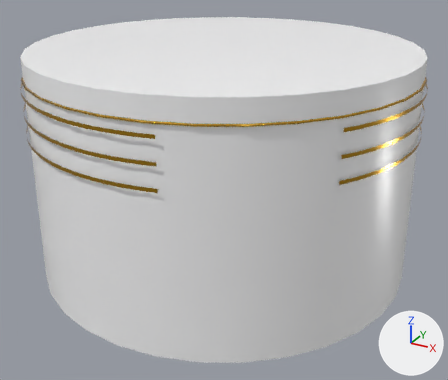
An edit to the glTF model assets-src/models/_base-ringed.glb, drawn before and after from the same camera.
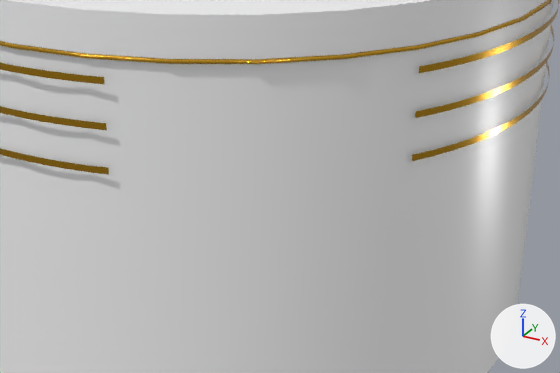
Each version is shown whole from a 50 mm camera at (0.231, -0.42, 0.268) aimed at (0.006, -0.01, 0.063), then close up on the part from 21% to 96% of the width and 23% to 82% of the height. Arrows for +X, +Y and +Z are at lower right; the lights stay in place. The older version's two pictures come first. Where no turn or scale is listed for an object, it has been applied to the vertices. Vertices at exactly the same position are counted once.

Before the edit, the objects in view are built like this:
```python
me_gold_band_1 = bpy.data.meshes.new('gold_band_1')
me_gold_band_1.from_pydata(...)  # 322 vertices, 320 faces; spans x -0.152..0.152, y -0.152..0.152, z 0.12..0.123
me_gold_band_1.materials.append(mat_polished_gold)  # orange #d9a52c
me_gold_band_2 = bpy.data.meshes.new('gold_band_2')
me_gold_band_2.from_pydata(...)  # 322 vertices, 320 faces; spans x -0.152..0.152, y -0.152..0.152, z 0.137..0.139
me_gold_band_2.materials.append(mat_polished_gold)  # orange #d9a52c
me_gold_band_3 = bpy.data.meshes.new('gold_band_3')
me_gold_band_3.from_pydata(...)  # 322 vertices, 320 faces; spans x -0.152..0.152, y -0.152..0.152, z 0.153..0.156
me_gold_band_3.materials.append(mat_polished_gold)  # orange #d9a52c
me_mesh_0 = bpy.data.meshes.new('Mesh_0')
me_mesh_0.from_pydata(...)  # 68 vertices, 128 faces; spans x -0.151..0.151, y -0.151..0.151, z -0.089..0.089
me_mesh_0.materials.append(mat_white_marble)  # its picture is missing
ob_gold_band_1 = bpy.data.objects.new('gold_band_1', me_gold_band_1)
ob_gold_band_1.location = (0.0, 0.0, 0.0)
ob_gold_band_2 = bpy.data.objects.new('gold_band_2', me_gold_band_2)
ob_gold_band_2.location = (0.0, 0.0, 0.0)
ob_gold_band_3 = bpy.data.objects.new('gold_band_3', me_gold_band_3)
ob_gold_band_3.location = (0.0, 0.0, 0.0)
ob_marble_column = bpy.data.objects.new('marble_column', me_mesh_0)
ob_marble_column.location = (0.0, 0.0, 0.089)
# also in view: 'gold_inlay_ring' at (0.0, 0.0, 0.162)
```
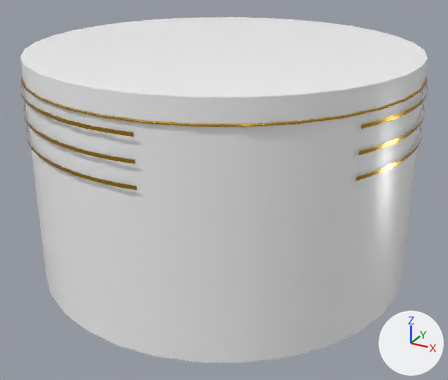
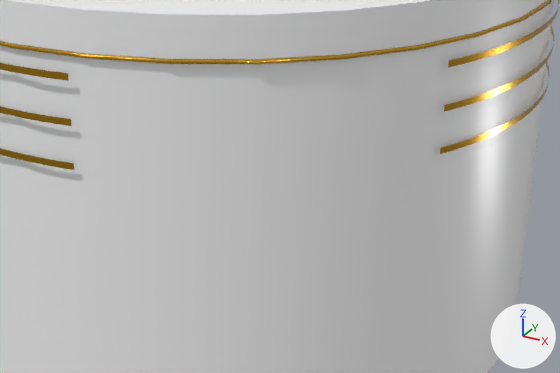
Pixel boxes (x1, y1, x2, y2) of what changed, in the close-ups (560 x 373 px; the box of a moved part takes in the faces that stretch with it):
'gold_band_3', reshaped: before (0, 0, 559, 84); after (0, 0, 559, 81)
'gold_band_2', reshaped: before (0, 25, 554, 130); after (0, 25, 554, 126)
'gold_band_1', reshaped: before (0, 62, 549, 175); after (0, 62, 549, 170)
part 1 of me_gold_band_1, moved or reshaped: before (412, 62, 549, 161); after (440, 62, 549, 154)
part 2 of me_gold_band_1, moved or reshaped: before (0, 148, 109, 175); after (0, 148, 74, 170)
part 3 of me_gold_band_2, moved or reshaped: before (415, 25, 554, 118); after (444, 25, 554, 112)
part 4 of me_gold_band_2, moved or reshaped: before (0, 106, 107, 130); after (0, 106, 71, 126)
part 5 of me_gold_band_3, moved or reshaped: before (419, 0, 559, 73); after (448, 0, 559, 67)
part 6 of me_gold_band_3, moved or reshaped: before (0, 63, 104, 84); after (0, 63, 69, 81)

The change, as a list of edits to the scene's bpy script:
```text
Change me_gold_band_1:
    where me_gold_band_1.from_pydata(...)  # 322 vertices, 320 faces; spans x -0.152..0.152, y -0.152..0.152, z 0.12..0.123
    used by ob_gold_band_1; location = (0.0, 0.0, 0.0)
    me_gold_band_1 part 1: 152 of 322 vertices moved; they spanned x -0.064..0.152, y -0.085..0.152, z 0.12..0.123 and now span x -0.065..0.152, y -0.073..0.152, z 0.12..0.123; mean shift (-0.002, 0.005, 0.0); largest move (0.126, -0.085, 0.123) -> (0.133, -0.073, 0.123)
    me_gold_band_1 part 2: 150 of 322 vertices moved; they spanned x -0.152..0.037, y -0.152..0.104, z 0.12..0.123 and now span x -0.152..0.024, y -0.152..0.104, z 0.12..0.123; mean shift (-0.005, 0.004, 0.0); largest move (0.037, -0.147, 0.123) -> (0.024, -0.15, 0.123)
Change me_gold_band_2:
    where me_gold_band_2.from_pydata(...)  # 322 vertices, 320 faces; spans x -0.152..0.152, y -0.152..0.152, z 0.137..0.139
    used by ob_gold_band_2; location = (0.0, 0.0, 0.0)
    me_gold_band_2 part 3: 152 of 322 vertices moved; they spanned x -0.064..0.152, y -0.085..0.152, z 0.137..0.139 and now span x -0.065..0.152, y -0.073..0.152, z 0.137..0.139; mean shift (-0.002, 0.005, 0.0); largest move (0.126, -0.085, 0.139) -> (0.133, -0.073, 0.139)
    me_gold_band_2 part 4: 150 of 322 vertices moved; they spanned x -0.152..0.037, y -0.152..0.104, z 0.137..0.139 and now span x -0.152..0.024, y -0.152..0.104, z 0.137..0.139; mean shift (-0.005, 0.004, 0.0); largest move (0.037, -0.147, 0.139) -> (0.024, -0.15, 0.139)
Change me_gold_band_3:
    where me_gold_band_3.from_pydata(...)  # 322 vertices, 320 faces; spans x -0.152..0.152, y -0.152..0.152, z 0.153..0.156
    used by ob_gold_band_3; location = (0.0, 0.0, 0.0)
    me_gold_band_3 part 5: 152 of 322 vertices moved; they spanned x -0.064..0.152, y -0.085..0.152, z 0.153..0.156 and now span x -0.065..0.152, y -0.073..0.152, z 0.153..0.156; mean shift (-0.002, 0.005, 0.0); largest move (0.126, -0.085, 0.156) -> (0.133, -0.073, 0.156)
    me_gold_band_3 part 6: 150 of 322 vertices moved; they spanned x -0.152..0.037, y -0.152..0.104, z 0.153..0.156 and now span x -0.152..0.024, y -0.152..0.104, z 0.153..0.156; mean shift (-0.005, 0.004, 0.0); largest move (0.037, -0.147, 0.156) -> (0.024, -0.15, 0.156)
```
